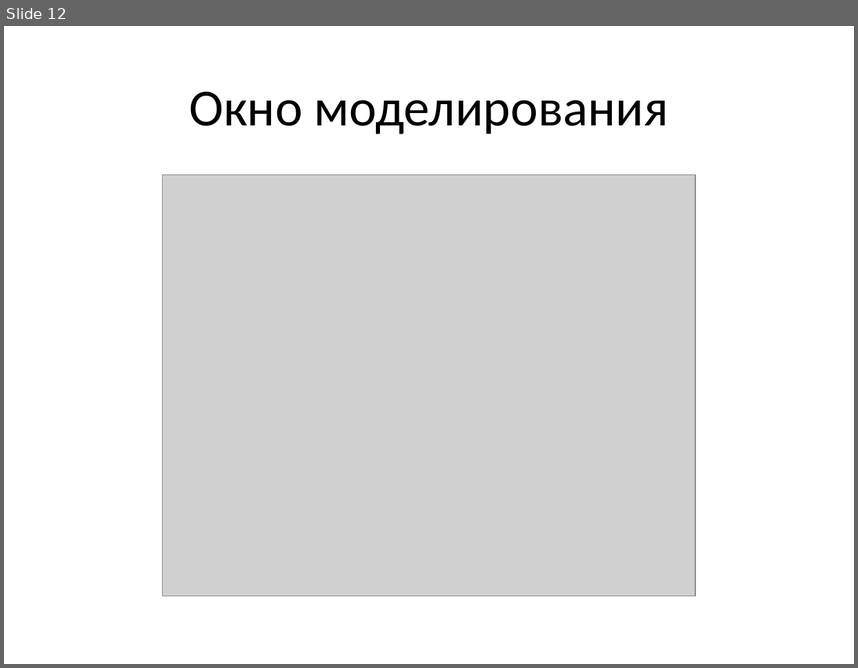
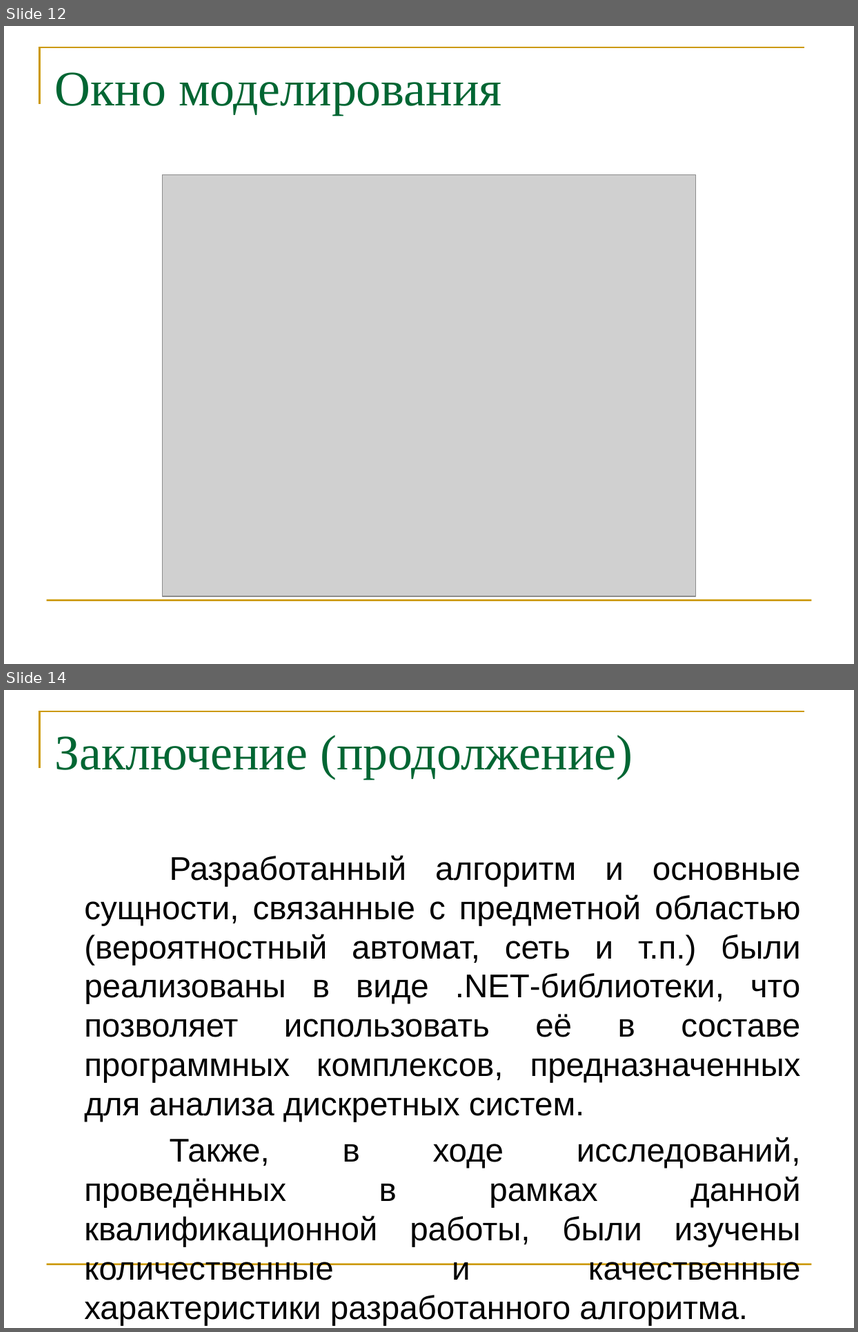
Before and after one commit to erad888/fsm-decompose, a slide deck: Презентация.pptx. Shown one above the other, each under a label of ours: slide 12 before the commit, slides 12 and 14 after it; the slides between them are not shown. The pictures are 858x668 and 858x1332 pixels, drawn with LibreOffice and Linux fonts; fonts in the diff are those of the drawing; grey boxes stand for pictures. Boxes give left, top, right and bottom in pixels: in the first picture for what was removed or moved away, otherwise in the second. Text is boxed around its words. In the diff, an @@ line names an element or a change of style, - is before the commit and + after.

```diff
--- a/Презентация.pptx
+++ b/Презентация.pptx
@@ slide 14 added at bbox=[4, 690, 854, 1328], background #FFFFFF; not listed: 2 template elements that a slide beside it also shows @@
@@ title added at bbox=[55, 735, 633, 779], 42 pt, text #006633 @@
+Заключение (продолжение)
@@ text added at bbox=[84, 855, 801, 1280], 27.8 pt, text #000000 @@
+Разработанный алгоритм и основные сущности, связанные с предметной областью (вероятностный автомат, сеть и т.п.) были реализованы в виде .NET-библиотеки, что позволяет использовать её в составе программных комплексов, предназначенных для анализа дискретных систем.
+Также, в ходе исследований, проведённых в рамках данной квалификационной работы, были изучены количественные и качественные характеристики разработанного алгоритма.
@@ slide 12 changed as well @@
@@ freeform shape added at bbox=[40, 47, 805, 104], outline #CC9900 1.5 pt @@
@@ title "Окно моделирования" at bbox=[55, 72, 502, 115]: size 44 to 42 pt, font Calibri to Times New Roman, text colour #000000 to #006633; alignment centre to left; vertical alignment middle to top @@
@@ line added from (47, 600) to (811, 600), #CC9900 1.5 pt @@
```
Also in this commit, not shown: 12 other slides changed, 2 other slides added, 1 slide removed.
